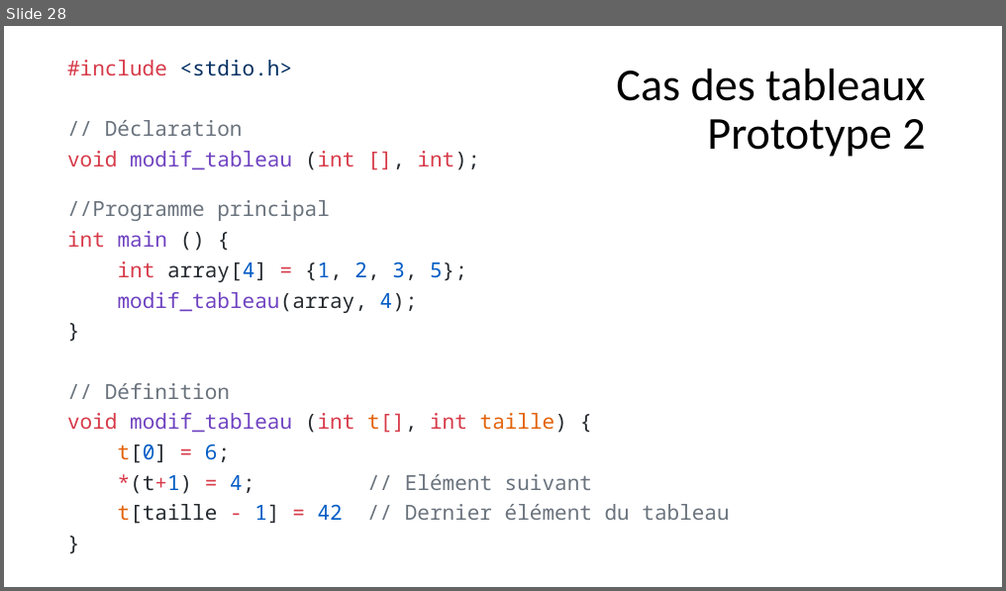
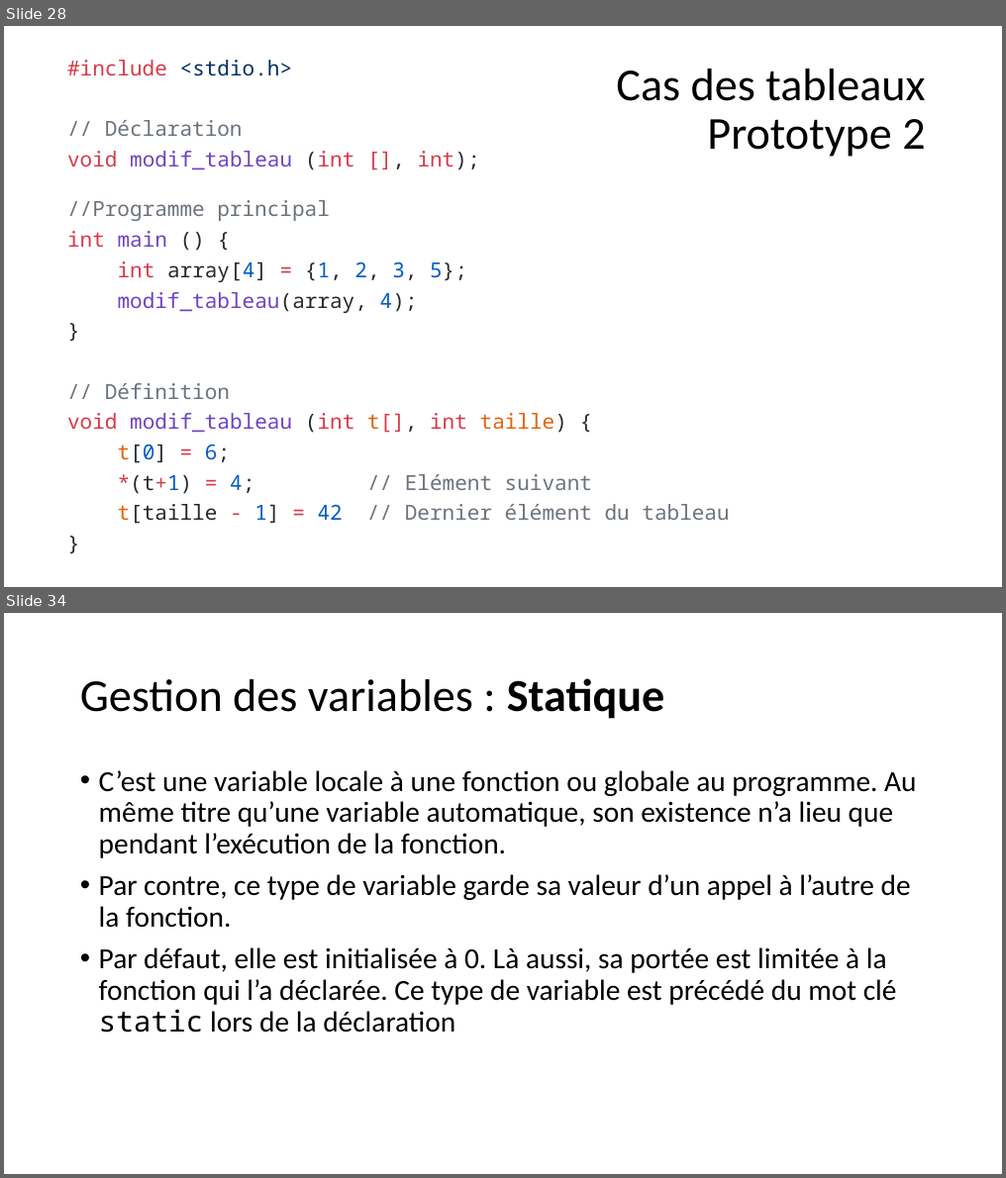
Before and after one commit to Firestorm49/bts-1, a slide deck: 02_C/05_Fonctions/Fonctions.pptx. Shown one above the other, each under a label of ours: slide 28 before the commit, slides 28 and 34 after it; the slides between them are not shown. The pictures are 1006x591 and 1006x1178 pixels, drawn with LibreOffice and Linux fonts; fonts in the diff are those of the drawing. Boxes give left, top, right and bottom in pixels: in the first picture for what was removed or moved away, otherwise in the second. Text is boxed around its words. In the diff, an @@ line names an element or a change of style, - is before the commit and + after.

Commit message:
variables statiques

```diff
--- a/02_C/05_Fonctions/Fonctions.pptx
+++ b/02_C/05_Fonctions/Fonctions.pptx
@@ slide 34 added at (x1=4, y1=613, x2=1002, y2=1174), background #FFFFFF @@
@@ title added at (x1=80, y1=678, x2=665, y2=719), 44 pt, text #000000 @@
+Gestion des variables : Statique
@@ text added at (x1=99, y1=770, x2=916, y2=1033), 28 pt, text #000000 @@
+• C’est une variable locale à une fonction ou globale au programme. Au même titre qu’une variable automatique, son existence n’a lieu que pendant l’exécution de la fonction.
+• Par contre, ce type de variable garde sa valeur d’un appel à l’autre de la fonction.
+• Par défaut, elle est initialisée à 0. Là aussi, sa portée est limitée à la fonction qui l’a déclarée. Ce type de variable est précédé du mot clé static lors de la déclaration
```
Also in this commit, not shown: 12 other slides added, 3 other files.
